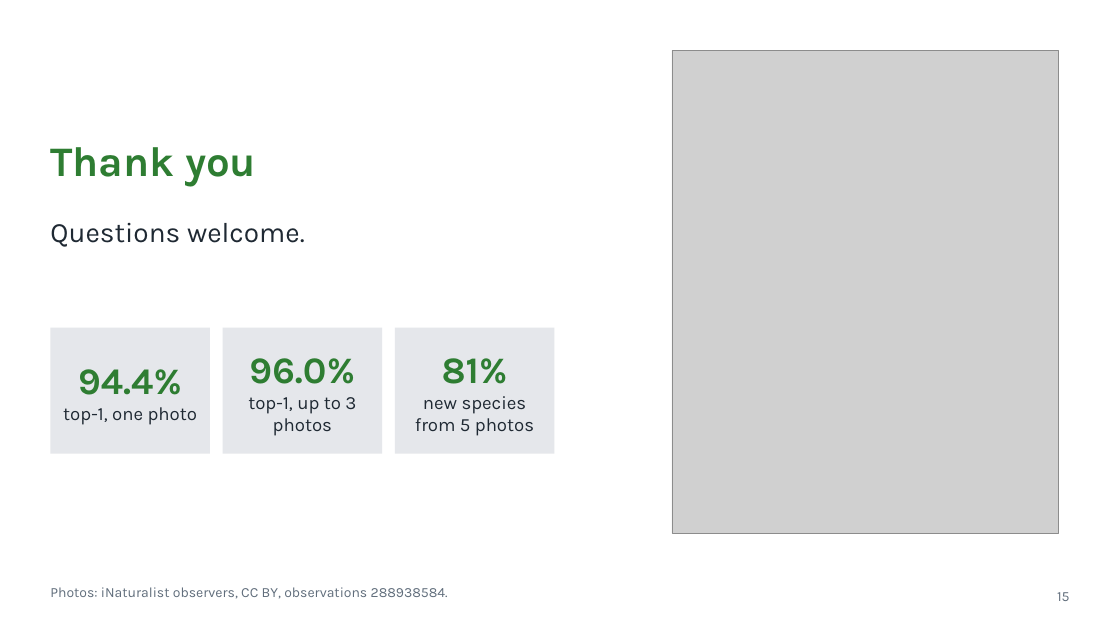
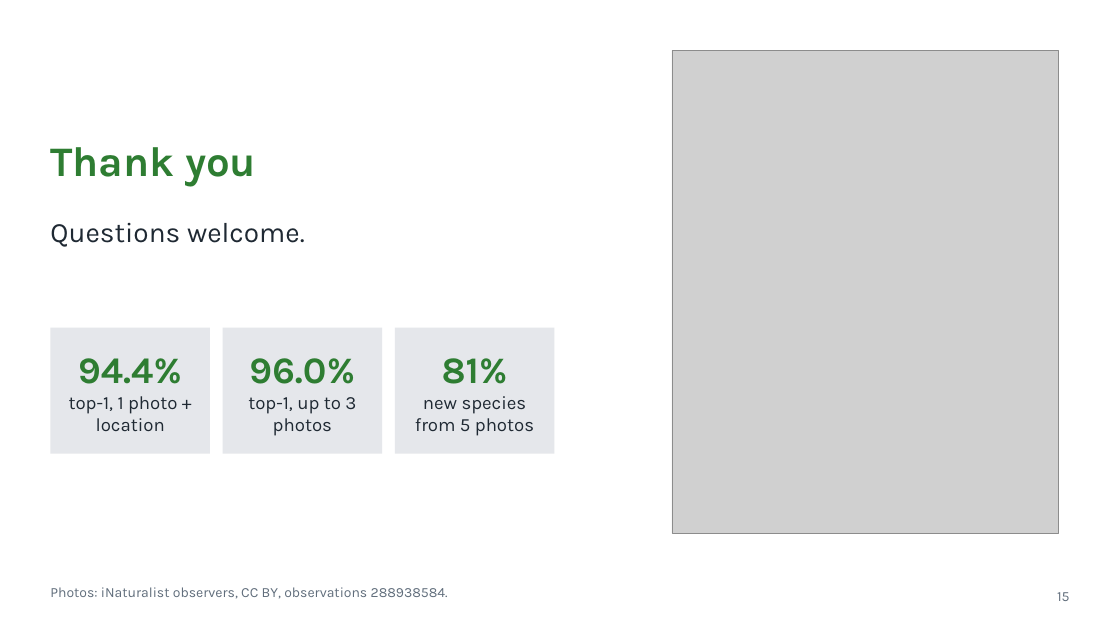
Before and after one commit to shadowBit01/Plant-Classifier-model, a slide deck: slide 15 of pitch/VanaLens.pptx. Drawn at 1120x630 pixels with LibreOffice and Linux fonts; fonts in the diff are those of the drawing; grey boxes stand for pictures. Boxes give left, top, right and bottom in pixels: in the first picture for what was removed or moved away, otherwise in the second. Text is boxed around its words. In the diff, an @@ line names an element or a change of style, - is before the commit and + after.

```diff
--- a/pitch/VanaLens.pptx
+++ b/pitch/VanaLens.pptx
@@ text in rectangle at bbox=[69, 396, 177, 431]: text changed @@
-top-1, one photo
+top-1, 1 photo + location
```
Also in this commit, not shown: 13 other slides changed, 28 other files.
